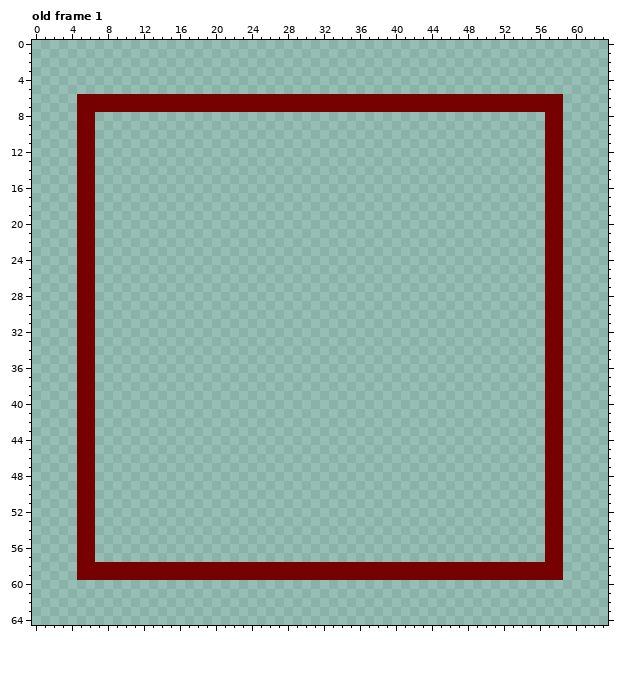
Two states of a pixel-art file, Assets/Assets/tiles.aseprite. The picture above was drawn from the file before the commit.
64x65 pixels, 16 frames. Colours within 5 levels of each other are drawn and written as one. Shown: old frame 1. The commit also changed other frames, which this record leaves out.
The same view after the edit:
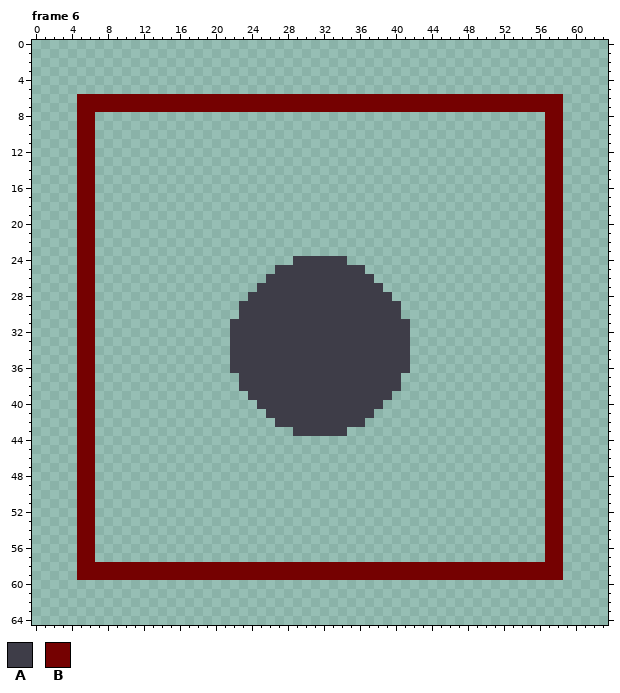
Palette (. is transparent): A #3e3d48  B #750101
A new or re-ordered frame is compared with the old frame closest to it.
Difference:
frames re-ordered
--- frame 6 against old frame 1, layer "Layer 1"
@@ x 20..43 @@
 23 ........................
-24 ........................
-25 ........................
-26 ........................
-27 ........................
-28 ........................
-29 ........................
-30 ........................
-31 ........................
-32 ........................
-33 ........................
-34 ........................
-35 ........................
-36 ........................
-37 ........................
-38 ........................
-39 ........................
-40 ........................
-41 ........................
-42 ........................
-43 ........................
+24 .........AAAAAA.........
+25 .......AAAAAAAAAA.......
+26 ......AAAAAAAAAAAA......
+27 .....AAAAAAAAAAAAAA.....
+28 ....AAAAAAAAAAAAAAAA....
+29 ...AAAAAAAAAAAAAAAAAA...
+30 ...AAAAAAAAAAAAAAAAAA...
+31 ..AAAAAAAAAAAAAAAAAAAA..
+32 ..AAAAAAAAAAAAAAAAAAAA..
+33 ..AAAAAAAAAAAAAAAAAAAA..
+34 ..AAAAAAAAAAAAAAAAAAAA..
+35 ..AAAAAAAAAAAAAAAAAAAA..
+36 ..AAAAAAAAAAAAAAAAAAAA..
+37 ...AAAAAAAAAAAAAAAAAA...
+38 ...AAAAAAAAAAAAAAAAAA...
+39 ....AAAAAAAAAAAAAAAA....
+40 .....AAAAAAAAAAAAAA.....
+41 ......AAAAAAAAAAAA......
+42 .......AAAAAAAAAA.......
+43 .........AAAAAA.........
 44 ........................
